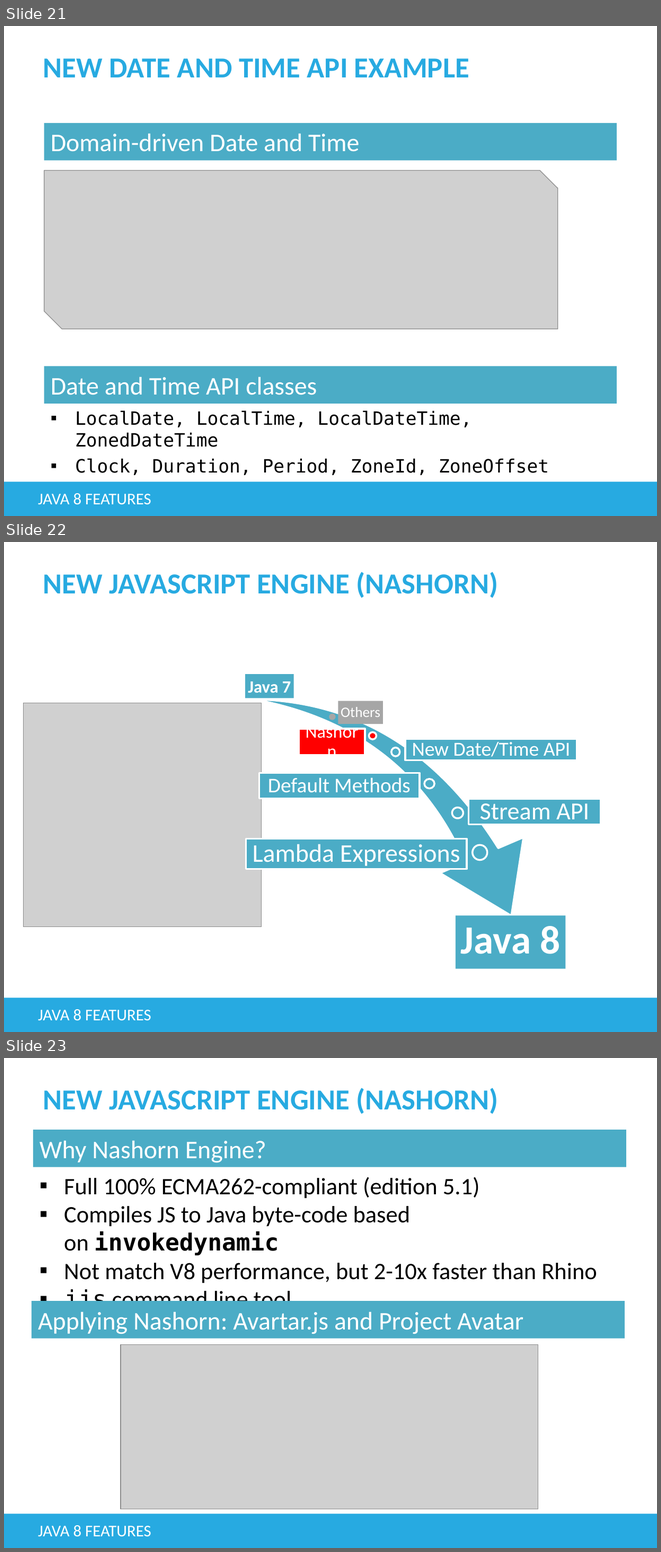
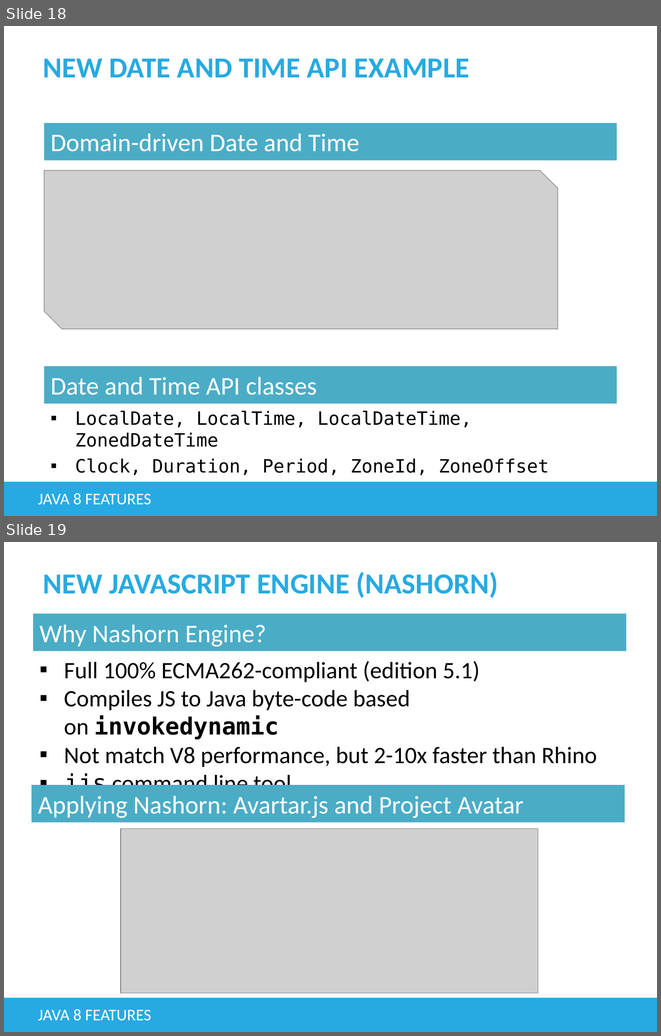
Before and after one commit to arjunxxx/Java8_tutorial, a slide deck: java8.pptx. Shown one above the other, each under a label of ours: slides 21, 22 and 23 before the commit, slides 18 and 19 after it. The pictures are 661x1552 and 661x1036 pixels, drawn with LibreOffice and Linux fonts; fonts in the diff are those of the drawing; grey boxes stand for pictures. Boxes give left, top, right and bottom in pixels: in the first picture for what was removed or moved away, otherwise in the second. Text is boxed around its words. In the diff, an @@ line names an element or a change of style, - is before the commit and + after.

```diff
--- a/java8.pptx
+++ b/java8.pptx
@@ slide 22 removed at (4,542,657,1032), background #FFFFFF; not listed: 1 template element that a slide beside it also shows @@
@@ title removed at (43,572,498,598) @@
-NEW JAVASCRIPT ENGINE (NASHORN)
@@ rectangle removed at (338,700,383,723) @@
-Others
@@ picture removed at (24,703,262,927) @@
@@ ellipse removed at (330,714,334,719) @@
@@ group removed at (245,637,600,968): 7 rectangles, 7 texts, 5 ellipses, 1 swoosh arrow @@
-Java 7
-Lambda Expressions
-Default Methods
-Stream API
-New Date/Time API
-Nashorn
-Java 8
@@ text removed at (38,1009,151,1021) @@
-JAVA 8 FEATURES
@@ what was slide 21 is now slide 18 @@
@@ what was slide 23 is now slide 19 @@
```
Also in this commit, not shown: 7 other slides removed.
